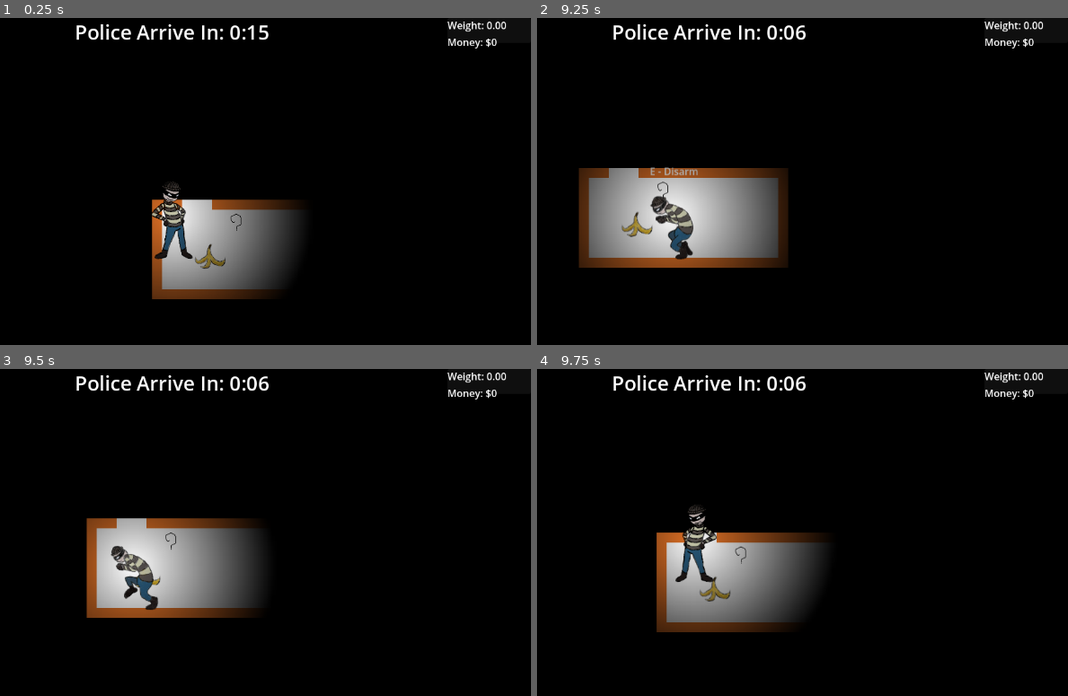
Above: before the commit, frames 1-4 (two rows, left to right).
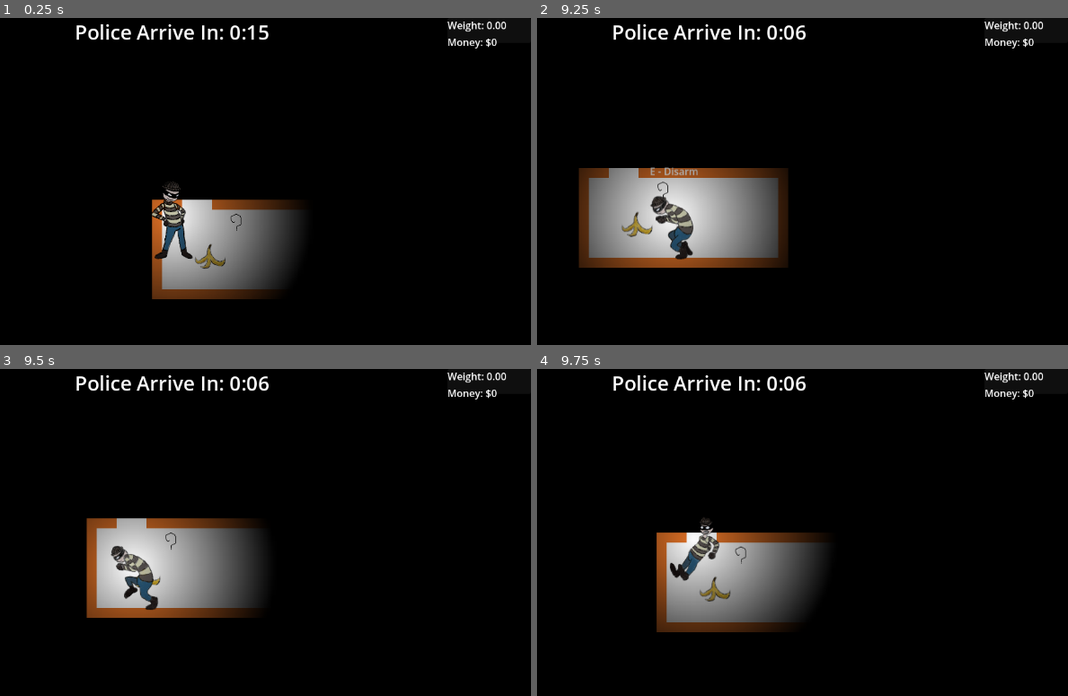
Above: after the commit, the same moments.

Repository: Enriquenf07/game-jam-march-2026
Game: Godot game, scene res://tests/test_room.tscn
Two runs of this game, one before a commit and one after it. Both use one fixed random seed, a clock stepped at 60 frames per second and the inputs below. This scene is started directly instead of the project's main scene. Sound files missing from this copy of the repository are replaced by a short silence.
Inputs:
- Up to frame 1 (0.25 s): no input
- Up to frame 2 (9.25 s): tap Enter at 0.5, 2.75, 7.25 s; hold E (interact) 0.53-1.28 s; hold W (up) 0.53-2.03 s; tap Shift (run) every 1.5 s from 1.35 to 8.85 s; tap Space at 2, 3.5, 8 s; hold E (interact) 2.03-2.78 s; hold A (left) 2.03-3.53 s; hold S (down) 3.53-4.28 s; hold E (interact) 3.53-4.28 s; hold D (right) 4.28-5.03 s; hold W (up) 5.03-5.78 s; hold E (interact) 5.03-5.78 s; hold D (right) 5.78-8.03 s; hold E (interact) 6.53-7.28 s; hold S (down) 8.03-8.78 s; hold E (interact) 8.03-8.78 s; hold A (left) from 8.78 s (still down)
- Up to frame 3 (9.5 s): keep holding A (left)
- Up to frame 4 (9.75 s): release A (left) at 9.53 s; hold W (up) from 9.53 s (still down); hold E (interact) from 9.53 s (still down)

Frames 1-3 are identical in both runs. In frame 4, 0.9% of the frame differs, in the area x 25-35%, y 41-66%.

Commit message:
Updated player and mouse trap sprites
Added a sprite for when the player slips, and updated the starting mouse trap texture.

Diff:
--- a/player/player.tscn
+++ b/player/player.tscn
@@ -2,6 +2,7 @@
 
 [ext_resource type="Script" uid="uid://dc5kj63f84f4e" path="res://player/player.gd" id="1_oul6g"]
 [ext_resource type="Texture2D" uid="uid://dto05yhxl8q30" path="res://player/assets/Thief_-_128x128_-_idle.png" id="2_g1dw6"]
+[ext_resource type="Texture2D" uid="uid://bt0fsq0qbmgdv" path="res://player/assets/Thief_-_128x128_-_slip_1.png" id="3_8t03j"]
 [ext_resource type="Texture2D" uid="uid://di5oetyn480gl" path="res://player/assets/Thief_-_128x128_-_run_1.png" id="3_hg6s5"]
 [ext_resource type="Texture2D" uid="uid://ddxwkulf6qgbm" path="res://ui/disarm/assets/TEMP_disarm_ui_under.png" id="3_qjkh3"]
 [ext_resource type="Texture2D" uid="uid://cxag831vvjv5o" path="res://player/assets/Thief_-_128x128_-_sneak.png" id="3_rgyib"]
@@ -14,10 +15,18 @@
 animations = [{
 "frames": [{
 "duration": 1.0,
+"texture": ExtResource("3_8t03j")
+}],
+"loop": true,
+"name": &"banana_slip",
+"speed": 5.0
+}, {
+"frames": [{
+"duration": 1.0,
 "texture": ExtResource("2_g1dw6")
 }],
 "loop": true,
-"name": &"banana_slip",
+"name": &"disarming",
 "speed": 5.0
 }, {
 "frames": [{
@@ -25,20 +34,12 @@
 "texture": ExtResource("2_g1dw6")
 }],
 "loop": true,
-"name": &"disarming",
-"speed": 5.0
-}, {
-"frames": [{
-"duration": 1.0,
-"texture": ExtResource("2_g1dw6")
-}],
-"loop": true,
 "name": &"idle",
 "speed": 5.0
 }, {
 "frames": [{
 "duration": 1.0,
-"texture": ExtResource("2_g1dw6")
+"texture": ExtResource("3_8t03j")
 }],
 "loop": false,
 "name": &"marble_trip",
@@ -54,7 +55,7 @@
 }, {
 "frames": [{
 "duration": 1.0,
-"texture": ExtResource("2_g1dw6")
+"texture": ExtResource("3_8t03j")
 }],
 "loop": false,
 "name": &"puddle_slip",
@@ -137,7 +138,7 @@
 
 [node name="AnimatedSprite2D" type="AnimatedSprite2D" parent="." unique_id=1604162737]
 sprite_frames = SubResource("SpriteFrames_rkbax")
-animation = &"disarming"
+animation = &"banana_slip"
 autoplay = "idle"
 
 [node name="CollisionShape2D" type="CollisionShape2D" parent="." unique_id=494601615]
--- a/traps/mouse_trap/mouse_trap.tscn
+++ b/traps/mouse_trap/mouse_trap.tscn
@@ -1,7 +1,6 @@
 [gd_scene format=3 uid="uid://602avg8qg6xb"]
 
 [ext_resource type="Script" uid="uid://kd53v7wik11l" path="res://traps/mouse_trap/mouse_trap.gd" id="1_fvs2v"]
-[ext_resource type="Texture2D" uid="uid://brlk2u2nq1euu" path="res://traps/mouse_trap/assets/TEMP_mouse_trap_armed.png" id="2_fvs2v"]
 [ext_resource type="AudioStream" uid="uid://casq1nxffh6c8" path="res://traps/mouse_trap/assets/Snap_Mousetrap1.wav" id="2_j6bsh"]
 [ext_resource type="AudioStream" uid="uid://hv5yuq3o47gj" path="res://traps/mouse_trap/assets/Snap_Mousetrap2.wav" id="3_7eq31"]
 [ext_resource type="Script" uid="uid://fpin7rm4san6" path="res://object/interactable_object.gd" id="3_fvs2v"]
@@ -10,9 +9,10 @@
 [ext_resource type="AudioStream" uid="uid://dekx64lk8g1mi" path="res://traps/mouse_trap/assets/Male_LS_L_Scream02.wav" id="6_rulsv"]
 [ext_resource type="AudioStream" uid="uid://i66jcno35gut" path="res://traps/mouse_trap/assets/Male_Pain_Scream06.wav" id="7_4dtme"]
 [ext_resource type="AudioStream" uid="uid://cc2yo8dlil3f1" path="res://traps/mouse_trap/assets/Male_Pain_Scream08.wav" id="8_5fqlv"]
+[ext_resource type="Texture2D" uid="uid://b07hj3r80rlur" path="res://traps/mouse_trap/assets/mousetrap_-_64x64.png" id="9_sn2rt"]
 
 [sub_resource type="RectangleShape2D" id="RectangleShape2D_6tma0"]
-size = Vector2(54, 54)
+size = Vector2(27, 18)
 
 [sub_resource type="CircleShape2D" id="CircleShape2D_6tma0"]
 radius = 320.0
@@ -21,7 +21,7 @@
 radius = 384.0
 
 [sub_resource type="CircleShape2D" id="CircleShape2D_1ig7x"]
-radius = 39.0
+radius = 25.0
 
 [node name="MouseTrap" type="Area2D" unique_id=877290527 node_paths=PackedStringArray("_player_hurt_sound", "_player_hurt_collision", "_trap_audio_collision", "_trap_visual", "_trap_trigger_collision", "_disarm_sound", "_trap_trigger_sound", "_trap_interaction_collision")]
 script = ExtResource("1_fvs2v")
@@ -39,7 +39,8 @@
 metadata/_custom_type_script = "uid://bbcrcehk7g6b"
 
 [node name="TrapVisual" type="Sprite2D" parent="." unique_id=848609801]
-texture = ExtResource("2_fvs2v")
+position = Vector2(0, -14)
+texture = ExtResource("9_sn2rt")
 
 [node name="TrapCollision" type="CollisionShape2D" parent="." unique_id=643581069]
 shape = SubResource("RectangleShape2D_6tma0")
Binary file added: player/assets/Thief_-_128x128_-_slip_1.png
Not shown, added: player/assets/Thief_-_128x128_-_slip_1.png.import
Binary file added: traps/mouse_trap/assets/mousetrap_-_64x64.png
Not shown, added: traps/mouse_trap/assets/mousetrap_-_64x64.png.import
